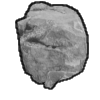
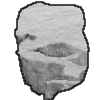
Layers edited between the first and the second 100 x 100 image:
added layer "snow line" above "snow" over box(14, 1, 90, 100)
added layer "snow" above "line" over box(15, 2, 89, 87)
hid "line", painted on it over box(15, 1, 89, 100)
painted on "Pasted Layer" over box(16, 2, 88, 100)
